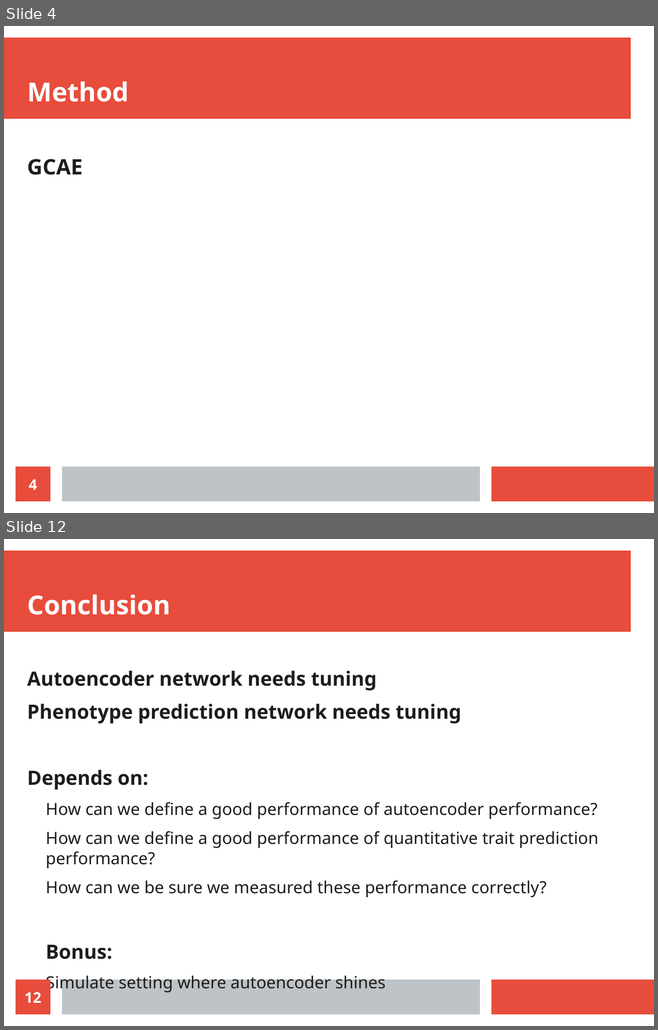
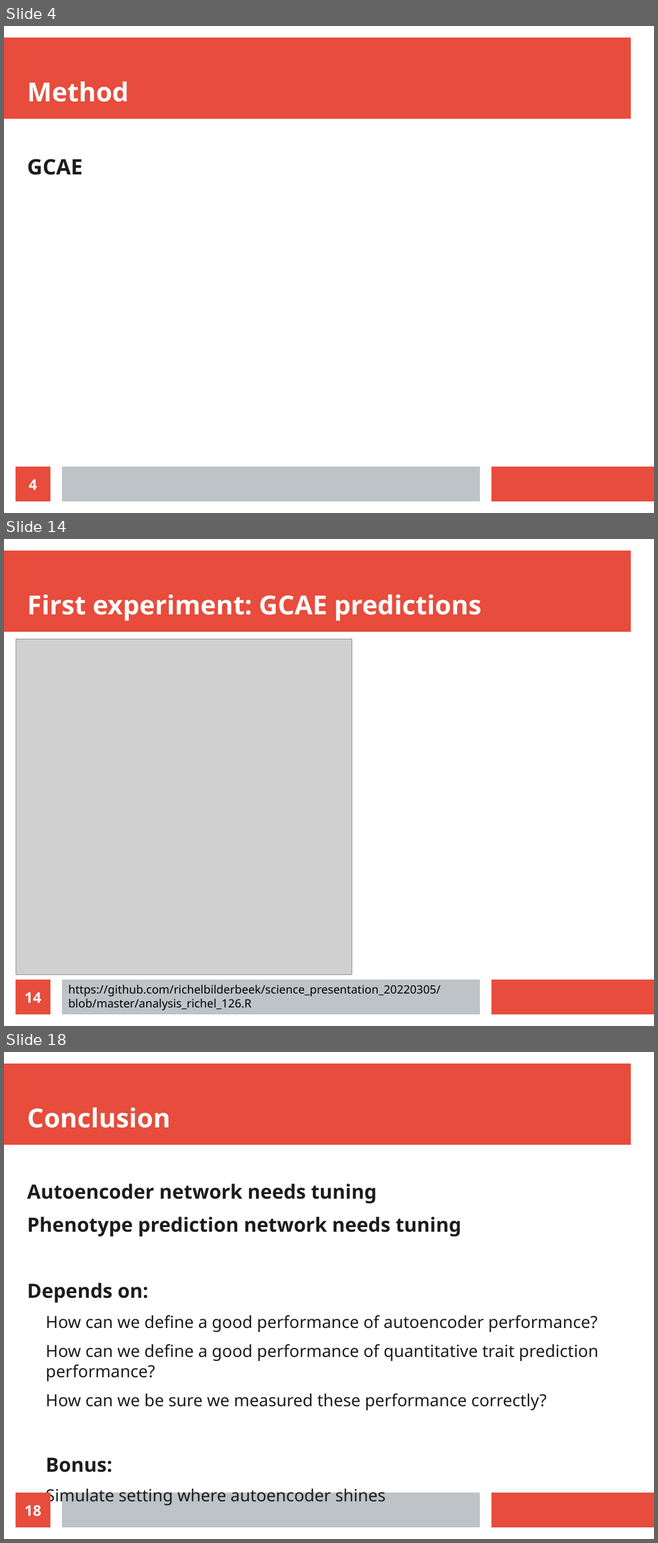
Before and after one commit to richelbilderbeek/science_presentation_20220305, a slide deck: science_presentation_20220305.odp. Shown one above the other, each under a label of ours: slides 4 and 12 before the commit, slides 4, 14 and 18 after it; the slides between them are not shown. The pictures are 658x1030 and 658x1543 pixels, drawn with LibreOffice and Linux fonts; fonts in the diff are those of the drawing; grey boxes stand for pictures. Boxes give left, top, right and bottom in pixels: in the first picture for what was removed or moved away, otherwise in the second. Text is boxed around its words. In the diff, an @@ line names an element or a change of style, - is before the commit and + after.

```diff
--- a/science_presentation_20220305.odp
+++ b/science_presentation_20220305.odp
@@ slide 14 added at (4,539,654,1026), background #FFFFFF; not listed: 3 template elements that a slide beside it also shows @@
@@ title added at (27,594,481,621), 32 pt, text #FFFFFF, bold @@
+First experiment: GCAE predictions
@@ picture added at (16,639,352,975) @@
@@ page number added at (16,980,50,1015), fill #E74C3C, 18 pt, text #FFFFFF, bold @@
+14
@@ text added at (68,985,440,1011), 14 pt, text #000000 @@
+https://github.com/richelbilderbeek/science_presentation_20220305/blob/master/analysis_richel_126.R
@@ what was slide 12 is now slide 18 @@
@@ page number at (24,1505,41,1517): text changed @@
-12
+18
```
Also in this commit, not shown: 6 slides changed, 7 other slides added, 2 slides removed, 4 other files.
